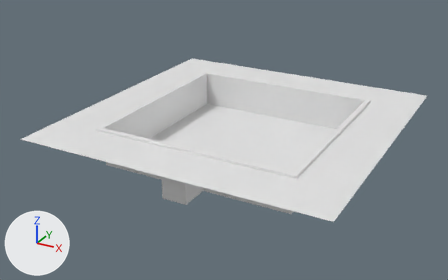
Two versions of the FBX model Assets/Models/Rooms/Room1x1x1.fbx, one commit apart.
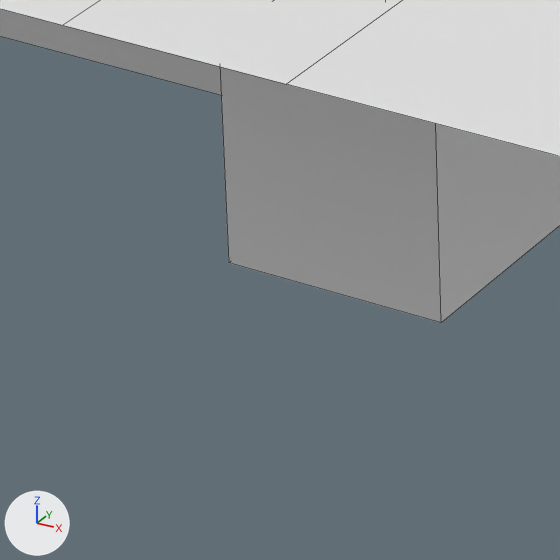
Each version is shown whole from a 50 mm camera at (54.5, -106.8, 54.5) aimed at (-2.9, -2.4, 2.3), then close up on the part from 31% to 44% of the width and 60% to 83% of the height. Every picture has the same lights, and +X, +Y and +Z are marked at lower left. The first two pictures are the older version. The close-ups show mesh edges as thin lines. Materials are left out; every surface is plain grey. Where no turn or scale is listed for an object, it has been applied to the vertices.

Objects in the first close-up: 'Room 1x1x1'.
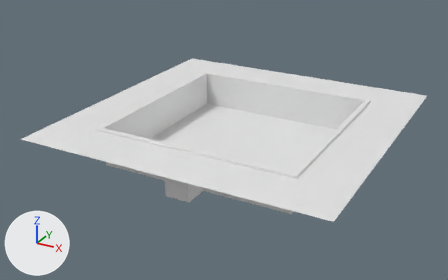
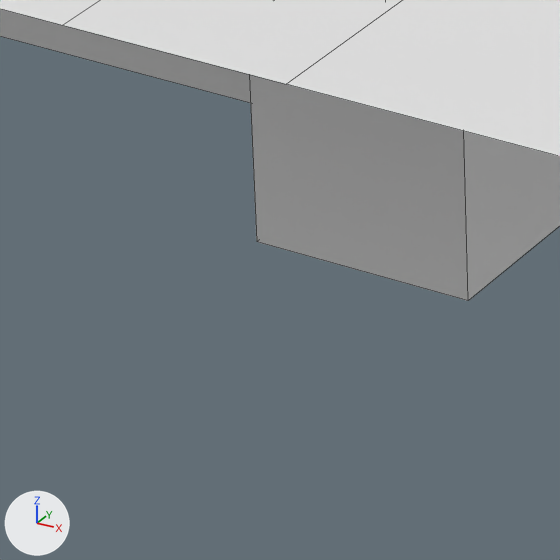
Pixel boxes (x1, y1, x2, y2) of what changed, in the close-ups (560 x 560 px):
'Room 1x1x1', reshaped: before (0, 0, 560, 323); after (0, 0, 560, 301)
part 1 of me_плоскость_047, cut back: before (220, 67, 560, 323); after (249, 74, 560, 301)

The change, as a list of edits to the scene's bpy script:
```text
Change me_плоскость_047:
    used by ob_room_1x1x1; location = (0.0, 0.0, 0.0)
    verts and faces of me_плоскость_047; kept vertices keep their numbers, new ones are numbered from 84
    before: 76 (2.5, -21.0, 0.0), 77 (2.5, -21.0, 5.0), 78 (-2.5, -21.0, 5.0), 79 (-2.5, -21.0, 0.0), 80 (2.5, -26.0, 0.0) at pixel (441, 322)
    before: 81 (2.5, -26.0, 5.0), 82 (-2.5, -26.0, 5.0), 83 (-2.5, -26.0, 0.0) at pixel (228, 262)
    remove me_плоскость_047.from_pydata(...)  # 84 vertices, 77 faces; spans x -31.0..31.0, y -31.0..31.0, z 0.0..8.0
    add me_плоскость_047.from_pydata(...)  # 80 vertices, 73 faces; spans x -31.0..31.0, y -31.0..31.0, z 0.0..8.0
    me_плоскость_047 part 1
    add delete_vertices([*range(80, 84)])  # with the faces that use them
    add for i in [*range(76, 80)]: verts[i] += (0.0, -4.0, 0.0)
    add faces += [(76, 79, 78, 77)]
```
